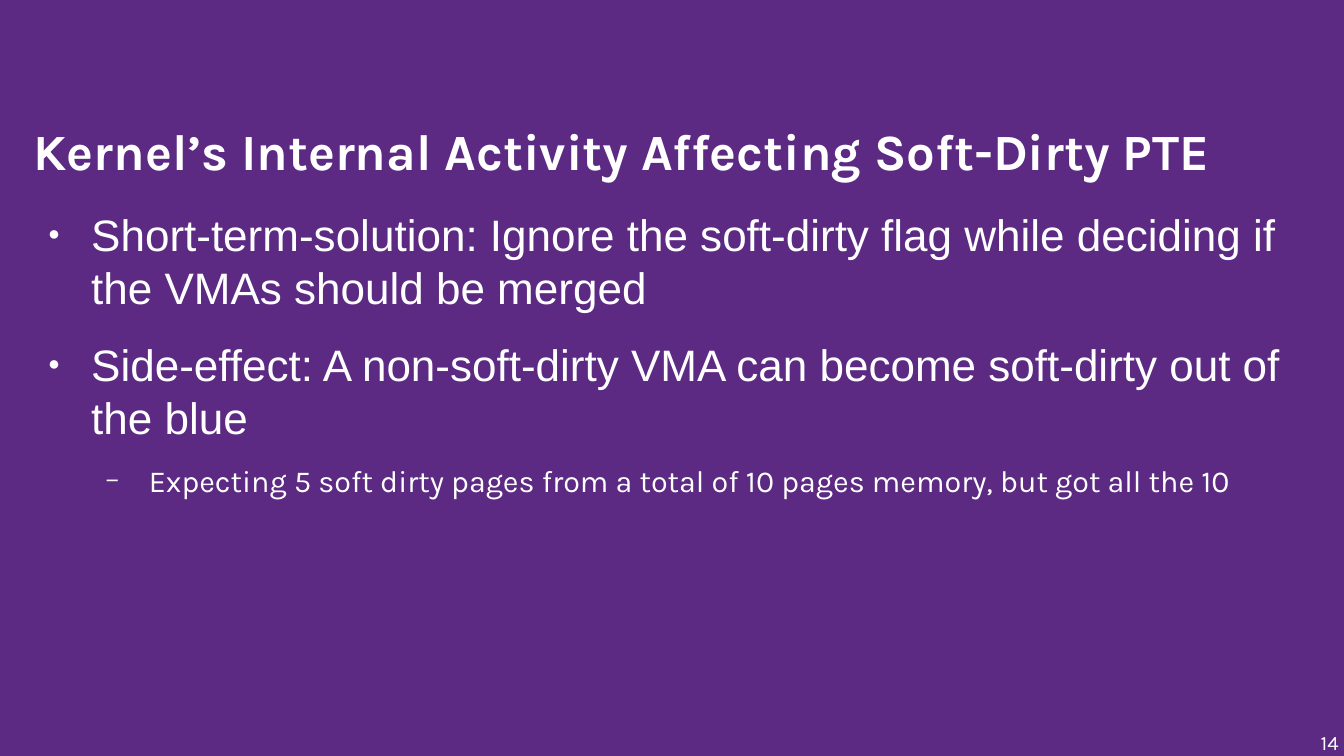
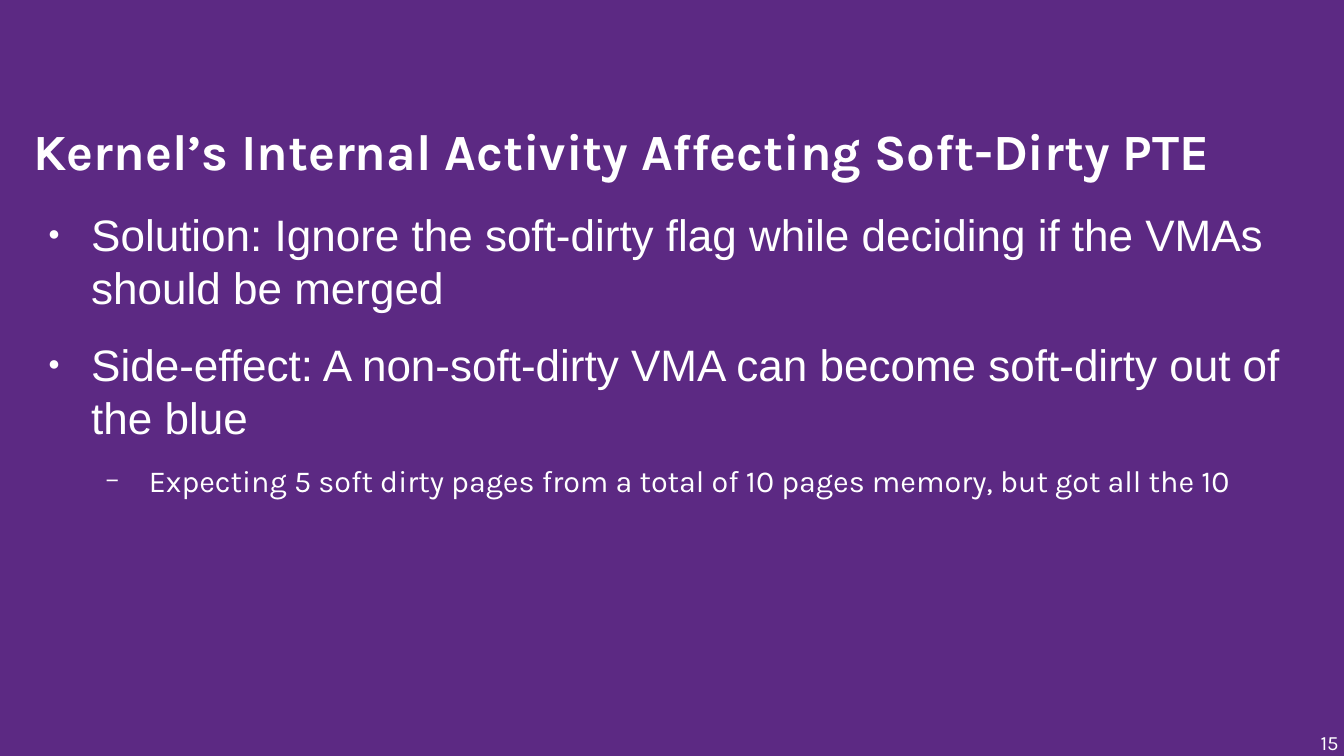
Before and after one commit to musamaanjum/presentations, a slide deck: slide 15 of Adding-Functionality-to-make-Windows-games-run-faster-on-Linux-v1.odp (slide 14 before the commit). Drawn at 1344x756 pixels with LibreOffice and Linux fonts; fonts in the diff are those of the drawing; background and template pictures are left out. Boxes give left, top, right and bottom in pixels: in the first picture for what was removed or moved away, otherwise in the second. Text is boxed around its words. In the diff, an @@ line names an element or a change of style, - is before the commit and + after.

```diff
--- a/Adding-Functionality-to-make-Windows-games-run-faster-on-Linux-v1.odp
+++ b/Adding-Functionality-to-make-Windows-games-run-faster-on-Linux-v1.odp
@@ text at box(91, 219, 1262, 313): text changed @@
-● Short-term-solution: Ignore the soft-dirty flag while deciding if the VMAs should be merged
+● Solution: Ignore the soft-dirty flag while deciding if the VMAs should be merged
@@ page number at box(1321, 737, 1339, 750): text changed @@
-14
+15
```
Also in this commit, not shown: 12 other slides changed, 3 slides added.
